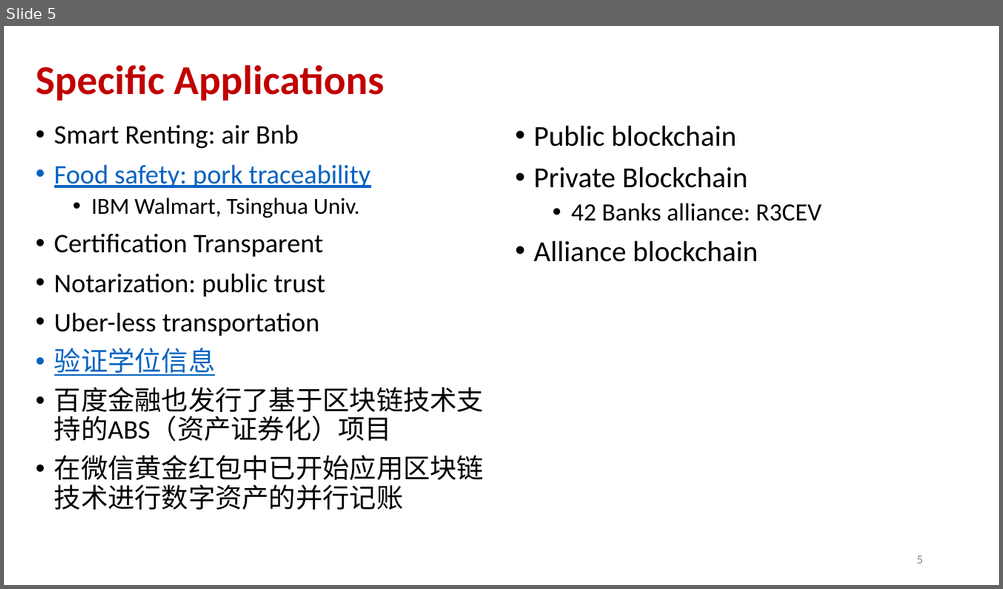
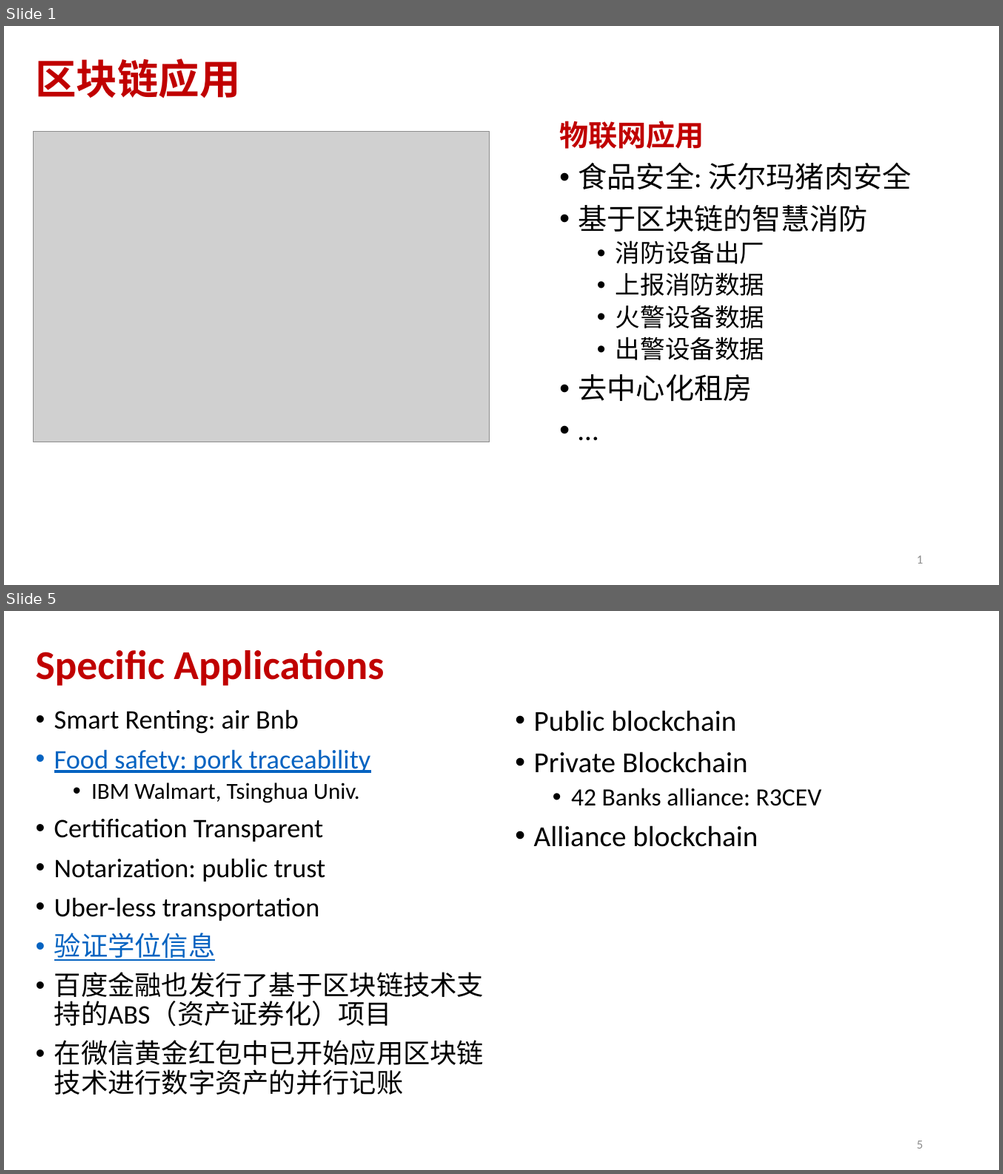
Before and after one commit to andyplusplus/blockchain, a slide deck: how_bitcoin_works/How_04_blockchain_applications.pptx. Shown one above the other, each under a label of ours: slide 5 before the commit, slides 1 and 5 after it; the slides between them are not shown. The pictures are 1003x589 and 1003x1174 pixels, drawn with LibreOffice and Linux fonts; fonts in the diff are those of the drawing; grey boxes stand for pictures. Boxes give left, top, right and bottom in pixels: in the first picture for what was removed or moved away, otherwise in the second. Text is boxed around its words. In the diff, an @@ line names an element or a change of style, - is before the commit and + after.

```diff
--- a/how_bitcoin_works/How_04_blockchain_applications.pptx
+++ b/how_bitcoin_works/How_04_blockchain_applications.pptx
@@ slide 1 added at (4, 26, 999, 585), background #FFFFFF @@
@@ title added at (36, 59, 241, 99), 39.6 pt, text #C00000, bold @@
+区块链应用
@@ picture added at (33, 131, 489, 443) @@
@@ text added at (559, 121, 910, 401), 28 pt, text #000000 @@
+物联网应用
+• 食品安全: 沃尔玛猪肉安全
+• 基于区块链的智慧消防
+  • 消防设备出厂
+  • 上报消防数据
+  • 火警设备数据
+  • 出警设备数据
+• 去中心化租房
+• …
@@ page number added at (916, 556, 922, 564), 12 pt, text #8C8C8C @@
+1
```
Also in this commit, not shown: 3 other slides added, 4 slides removed, 10 other files.
